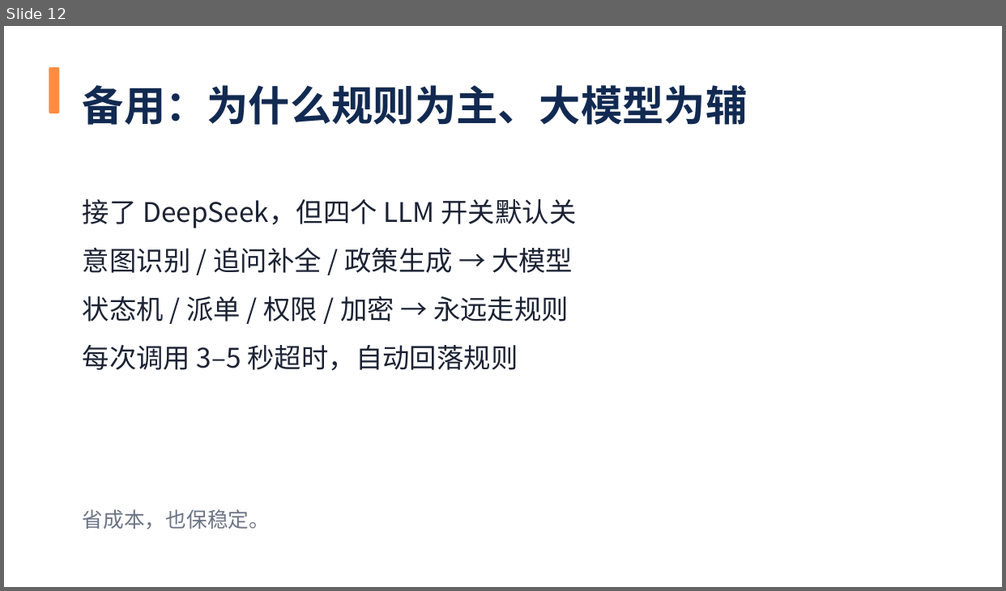
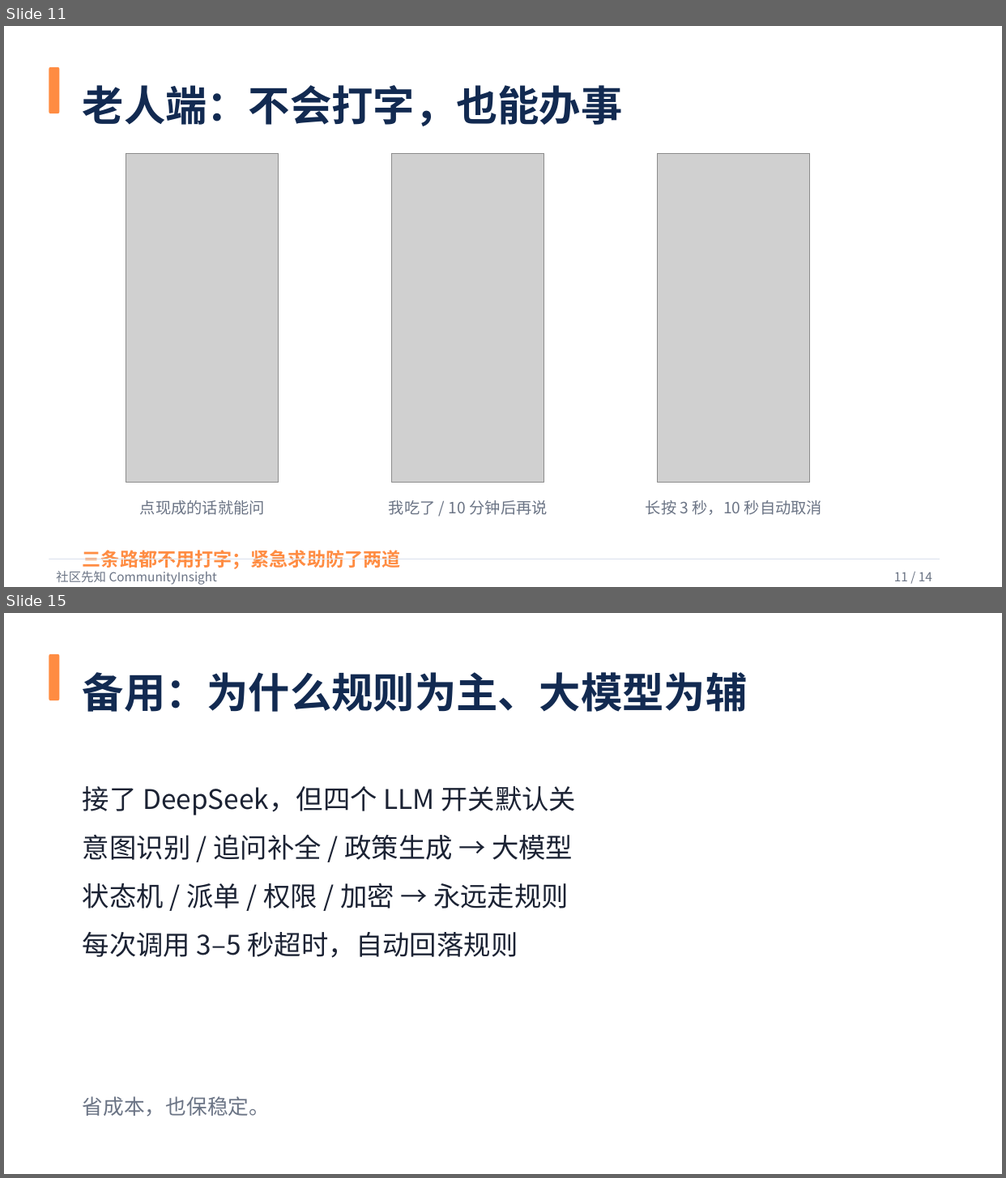
Before and after one commit to woshuofengsu/campus-insight-agent, a slide deck: docs/competition/9月22日路演-社区先知.pptx. Shown one above the other, each under a label of ours: slide 12 before the commit, slides 11 and 15 after it; the slides between them are not shown. The pictures are 1006x591 and 1006x1178 pixels, drawn with LibreOffice and Linux fonts; fonts in the diff are those of the drawing; grey boxes stand for pictures. Boxes give left, top, right and bottom in pixels: in the first picture for what was removed or moved away, otherwise in the second. Text is boxed around its words. In the diff, an @@ line names an element or a change of style, - is before the commit and + after.

```diff
--- a/docs/competition/9月22日路演-社区先知.pptx
+++ b/docs/competition/9月22日路演-社区先知.pptx
@@ slide 11 added at box(4, 26, 1002, 587), background #FFFFFF @@
@@ rounded rectangle added at box(49, 67, 59, 113), fill #FF8C42 @@
@@ text added at box(83, 85, 623, 126), 40 pt, text #122A51, bold @@
+老人端：不会打字，也能办事
@@ picture added at box(126, 153, 278, 483) @@
@@ picture added at box(392, 153, 543, 483) @@
@@ picture added at box(658, 153, 809, 483) @@
@@ text added at box(140, 501, 265, 515), 15 pt, text #6B7485 @@
+点现成的话就能问
@@ text added at box(389, 501, 548, 515), 15 pt, text #6B7485 @@
+我吃了 / 10 分钟后再说
@@ text added at box(646, 501, 822, 515), 15 pt, text #6B7485 @@
+长按 3 秒，10 秒自动取消
@@ rectangle added at box(49, 559, 940, 560), fill #DDE3EE @@
@@ text added at box(83, 550, 401, 570), 18 pt, text #FF8C42, bold @@
+三条路都不用打字；紧急求助防了两道
@@ text added at box(56, 571, 217, 585), 12 pt, text #6B7485 @@
+社区先知 CommunityInsight
@@ text added at box(894, 572, 932, 582), 12 pt, text #6B7485 @@
+11 / 14
@@ what was slide 12 is now slide 15 @@
```
Also in this commit, not shown: 7 slides changed, 5 other slides added, 3 slides removed, 25 other files.
